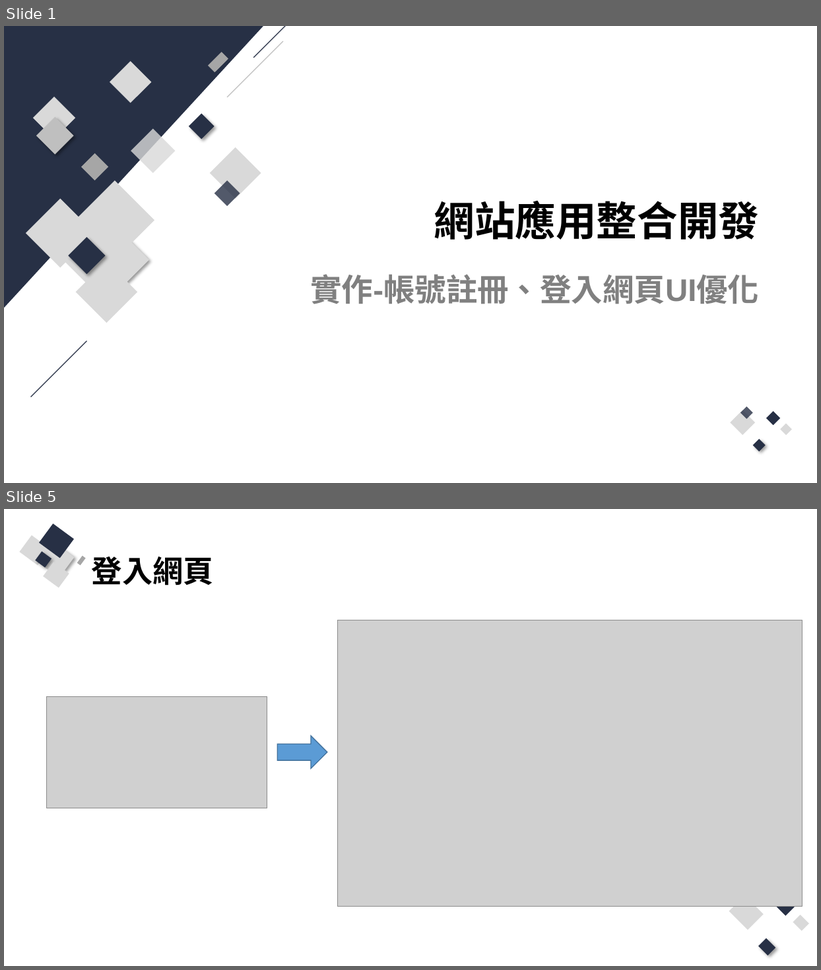
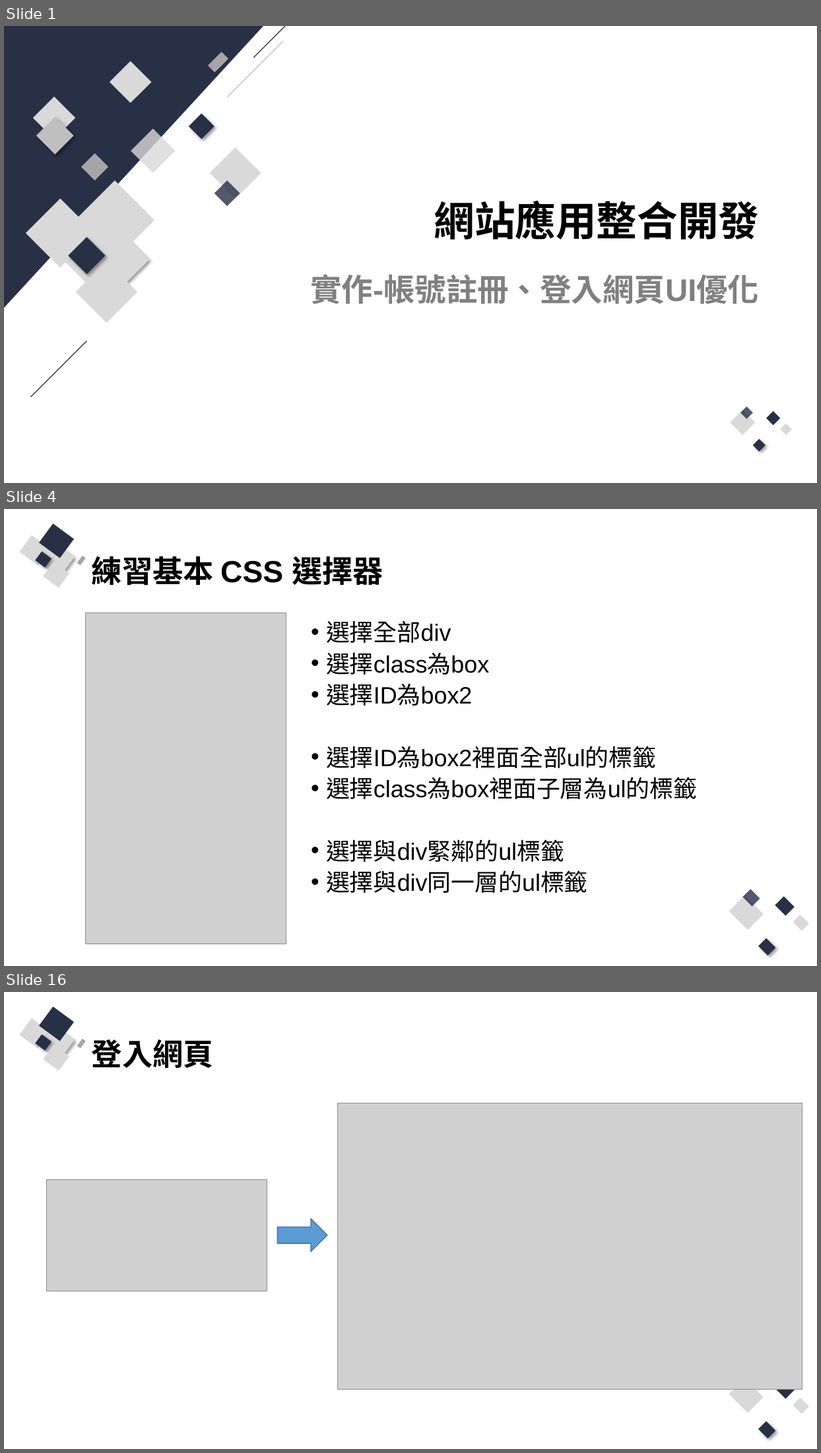
Before and after one commit to Q81JIAXIONG/-, a slide deck: 投影片/5.實作-帳號註冊、登入網頁UI優化.pptx. Shown one above the other, each under a label of ours: slides 1 and 5 before the commit, slides 1, 4 and 16 after it; the slides between them are not shown. The pictures are 821x970 and 821x1453 pixels, drawn with LibreOffice and Linux fonts; fonts in the diff are those of the drawing; grey boxes stand for pictures. Boxes give left, top, right and bottom in pixels: in the first picture for what was removed or moved away, otherwise in the second. Text is boxed around its words. In the diff, an @@ line names an element or a change of style, - is before the commit and + after.

```diff
--- a/投影片/5.實作-帳號註冊、登入網頁UI優化.pptx
+++ b/投影片/5.實作-帳號註冊、登入網頁UI優化.pptx
@@ slide 4 added at <box>4,509,817,966</box>, background #FFFFFF; not listed: 13 template elements that a slide beside it also shows @@
@@ title added at <box>92,556,384,586</box>, 36 pt, text #000000, bold @@
+練習基本 CSS 選擇器
@@ picture added at <box>86,613,286,945</box> @@
@@ text added at <box>326,621,697,893</box>, 28 pt, text #000000 @@
+• 選擇全部div
+• 選擇class為box
+• 選擇ID為box2
+• 選擇ID為box2裡面全部ul的標籤
+• 選擇class為box裡面子層為ul的標籤
+• 選擇與div緊鄰的ul標籤
+• 選擇與div同一層的ul標籤
@@ what was slide 5 is now slide 16 @@
```
Also in this commit, not shown: 3 slides changed, 14 other slides added, 30 other files.
